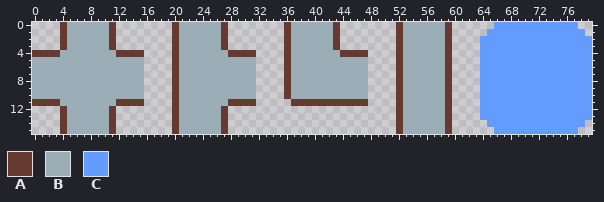
Two states of a pixel-art file, src/res/piples1.aseprite. The picture above is the old version.
80x16 pixels, 1 frame.
Palette (. is transparent): A #663931  B #9badb7  C #639bff
After the commit:
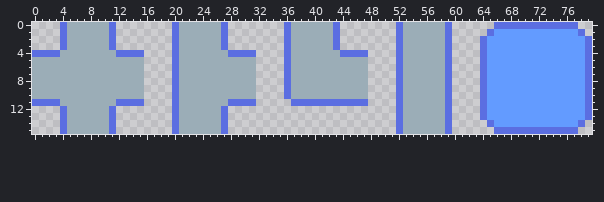
The exact change:
Colour A changes from #663931 to #5b6ee1.
Layer "Flattened":
Colour C becomes colour A in row 0 at x 66 to 77; in row 1 at x 65 and 78; in rows 2 to 13 at x 64 and 79; in row 14 at x 65 and 78; in row 15 at x 66 to 77.
